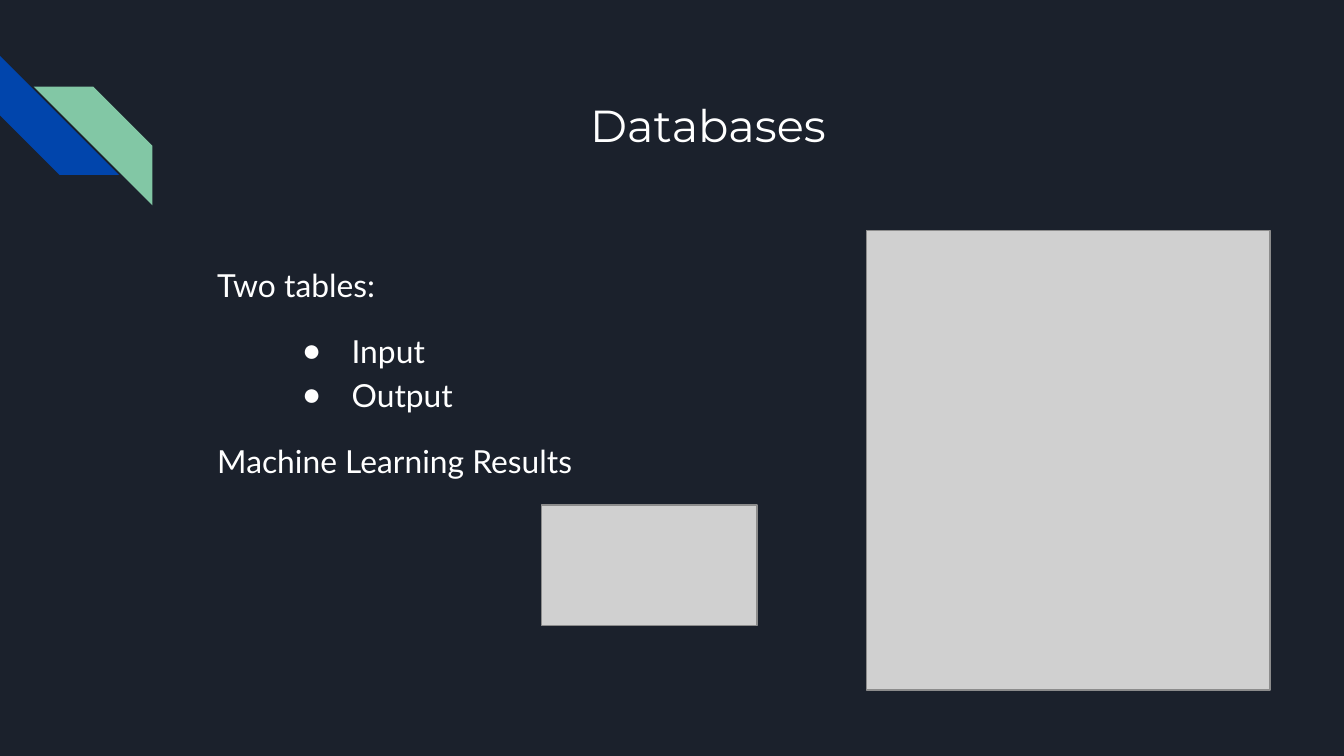
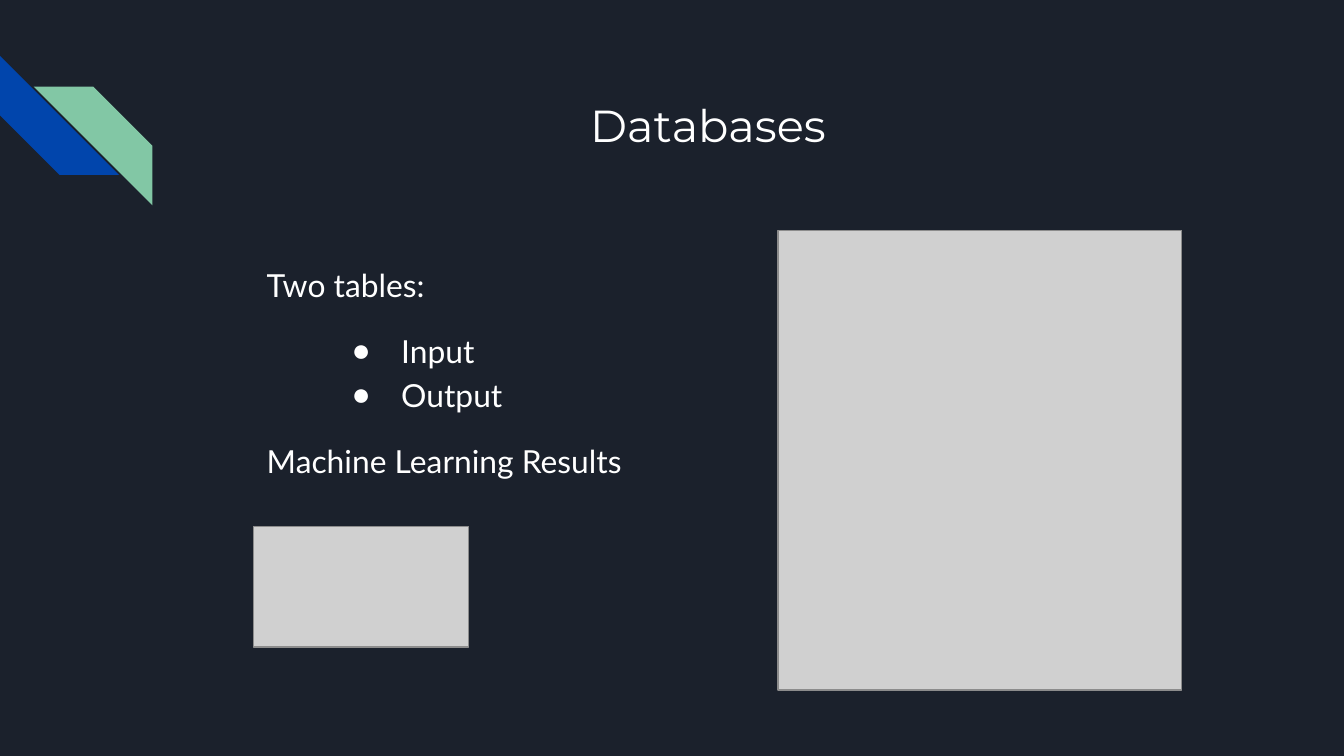
Before and after one commit to VickyCarlson/PCI_Growth, a slide deck: slide 13 of Effect of Educational Attainment on per Capita Growth by State.pptx (slide 12 before the commit). Drawn at 1344x756 pixels with LibreOffice and Linux fonts; fonts in the diff are those of the drawing; grey boxes stand for pictures. Boxes give left, top, right and bottom in pixels: in the first picture for what was removed or moved away, otherwise in the second. Text is boxed around its words. In the diff, an @@ line names an element or a change of style, - is before the commit and + after.

```diff
--- a/Effect of Educational Attainment on per Capita Growth by State.pptx
+++ b/Effect of Educational Attainment on per Capita Growth by State.pptx
@@ picture: place and size @@
-picture at (867, 230, 1270, 689)
+picture at (778, 230, 1181, 689)
@@ text "Two tables:": place and size @@
-text "Two tables:" at (217, 273, 572, 479)
+text "Two tables:" at (267, 273, 622, 479)
@@ picture: place and size @@
-picture at (542, 505, 757, 626)
+picture at (253, 527, 468, 648)
```
Also in this commit, not shown: 9 other slides changed, 2 slides added, 1 slide removed.
